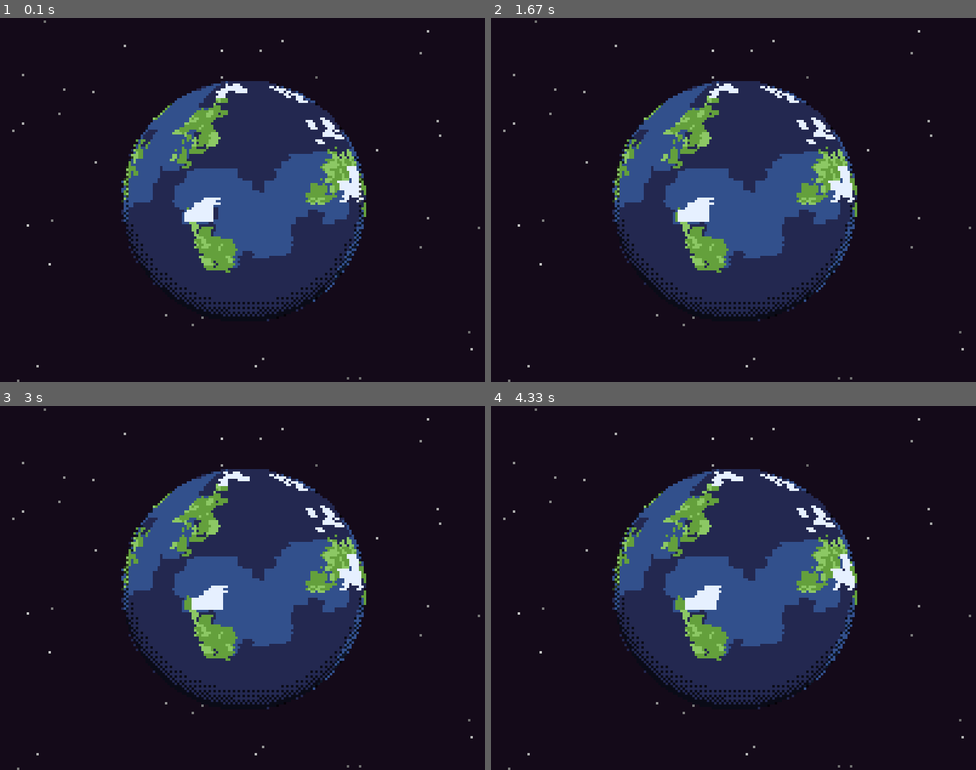
Above: before the commit, frames 1-4 (two rows, left to right).
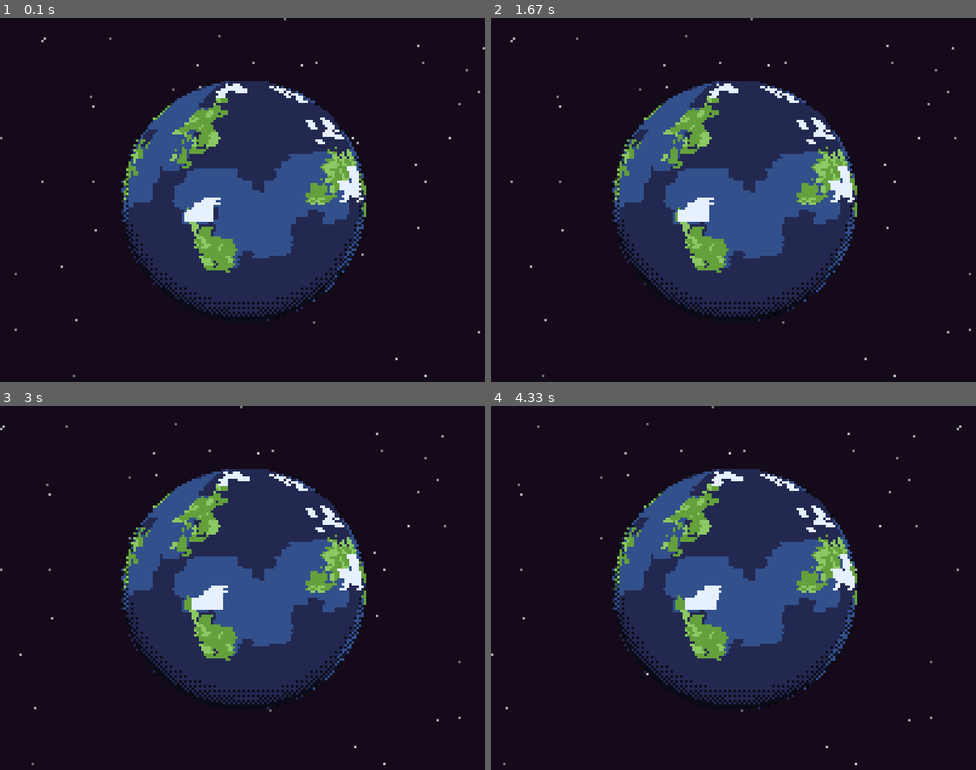
Above: after the commit, the same moments.

Repository: Thak676/pygame_planet_generator
Game: pygame game, started from main.py
The game is run twice, just before and just after one commit, with the same random seed, the same clock (stepped at 60 frames per second) and the same inputs.
Inputs:
- Up to frame 1 (0.1 s): no input
- Up to frame 2 (1.67 s): no input
- Up to frame 3 (3 s): no input
- Up to frame 4 (4.33 s): no input

The runs differ from the first frame. In frame 1, 0.2% of the frame differs, in the area x 0-100%, y 0-100%; in frame 2, 0.2%; in frame 3, 0.2%; in frame 4, 0.2%.

Commit message:
starfield in background moving

Diff:
--- a/main.py
+++ b/main.py
@@ -14,6 +14,7 @@
 ROTATION_SPEED = 0.001
 WEATHER_SPEED = 0.001
 ORBIT_SPEED = 0.0005
+TRAVEL_SPEED = 0.2
 
 # Colors (Pixel Art Palette)
 C_SPACE = (20, 10, 25)
@@ -218,12 +219,13 @@
 
     # Assets
     # Stars (small points)
-    stars_surf = pygame.Surface((LOGICAL_WIDTH, LOGICAL_HEIGHT))
-    stars_surf.fill(C_SPACE)
+    stars = []
     for _ in range(50):
-        x, y = random.randint(0, LOGICAL_WIDTH), random.randint(0, LOGICAL_HEIGHT)
+        # Allow float for smooth movement
+        x = float(random.randint(0, LOGICAL_WIDTH))
+        y = float(random.randint(0, LOGICAL_HEIGHT))
         c = random.randint(100, 200)
-        stars_surf.set_at((x, y), (c, c, c))
+        stars.append([x, y, c])
 
     # Shadow Pre-calculation
     # We store valid pixels to avoid iterating the whole square every frame
@@ -297,8 +299,16 @@
                  if (x % 2 == 0) and (y % 2 == 0):
                       shadow_overlay.set_at((x, y), (0, 0, 0, 180))
 
-        # Draw to canvas
-        canvas.blit(stars_surf, (0, 0))
+        # Draw Background & Stars
+        canvas.fill(C_SPACE)
+        for s in stars:
+            s[0] -= TRAVEL_SPEED
+            if s[0] < 0: s[0] += LOGICAL_WIDTH
+
+            ix, iy = int(s[0]), int(s[1])
+            # Basic clipping check
+            if 0 <= ix < LOGICAL_WIDTH and 0 <= iy < LOGICAL_HEIGHT:
+                 canvas.set_at((ix, iy), (s[2], s[2], s[2]))
 
         planet_center_x = LOGICAL_WIDTH // 2
         planet_center_y = LOGICAL_HEIGHT // 2
